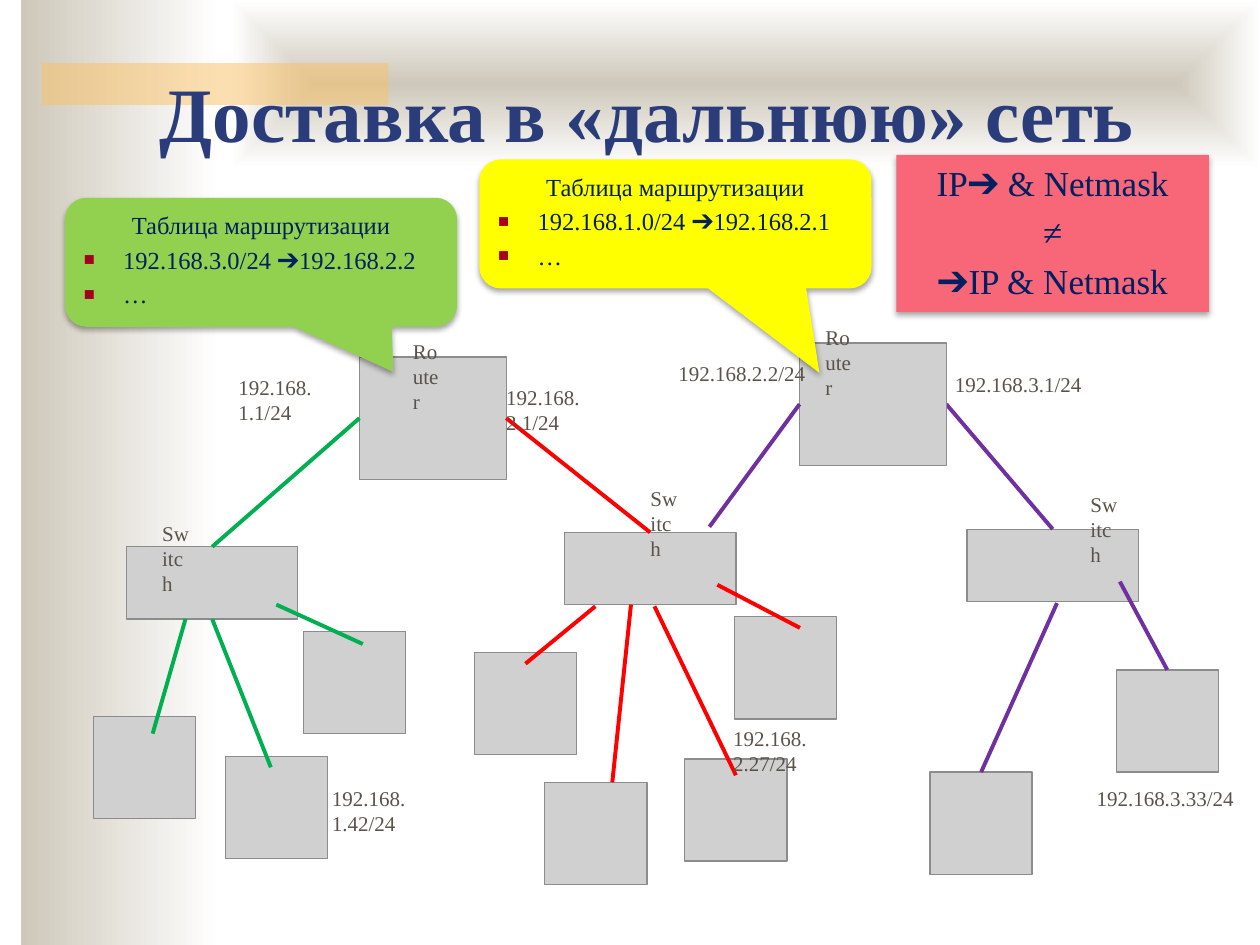
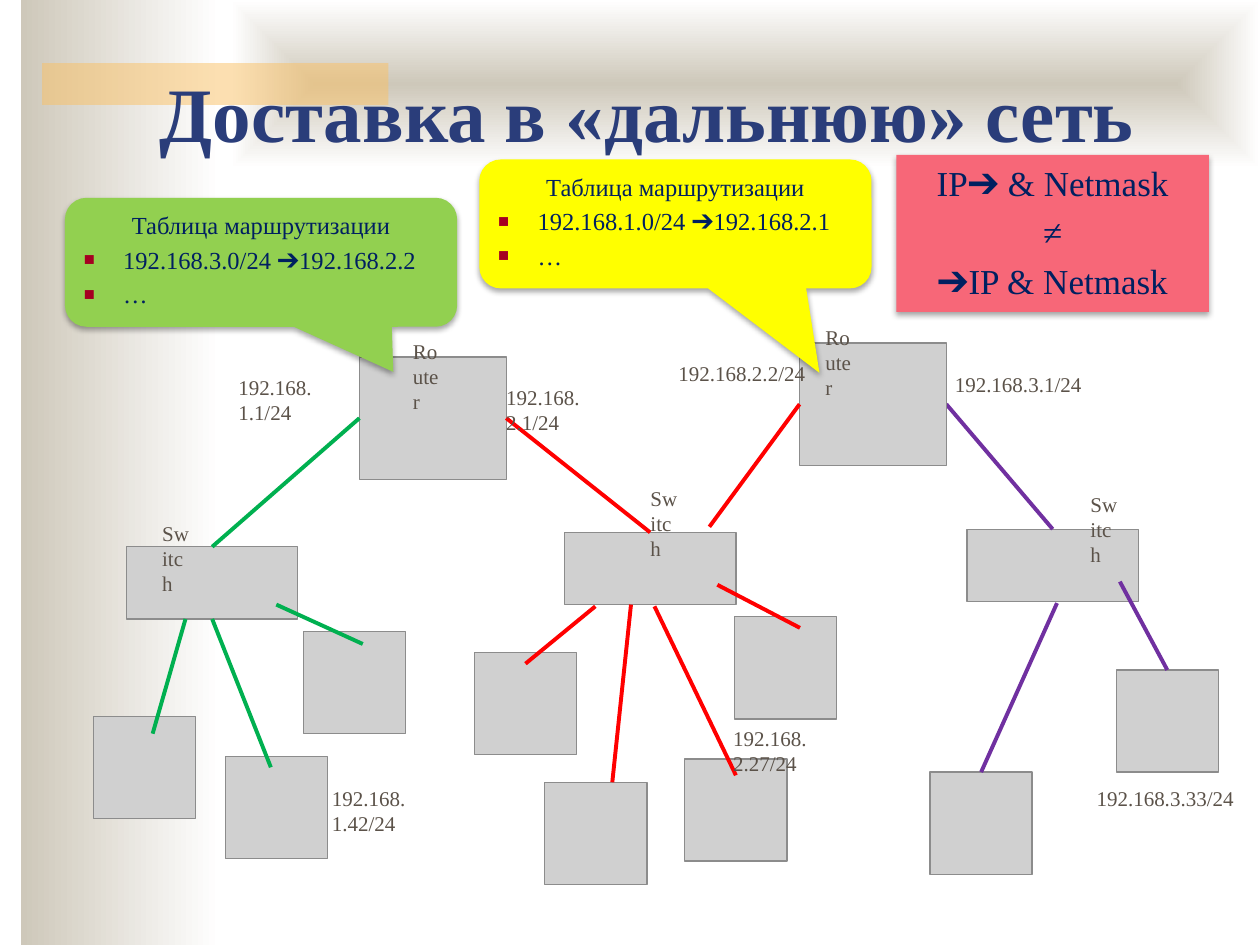
Before and after one commit to ukoloff/nets, a slide deck: slide 13 of lecture/10.pptx. Drawn at 1260x945 pixels with LibreOffice and Linux fonts; fonts in the diff are those of the drawing; grey boxes stand for pictures; background and template pictures are left out. Boxes give left, top, right and bottom in pixels: in the first picture for what was removed or moved away, otherwise in the second. Text is boxed around its words. In the diff, an @@ line names an element or a change of style, - is before the commit and + after.

```diff
--- a/lecture/10.pptx
+++ b/lecture/10.pptx
@@ line (800, 404) - (709, 527): stroke #7030A0 2.25 pt to #FF0000 2.25 pt @@
```
Also in this commit, not shown: 2 other slides changed, 3 slides added.
